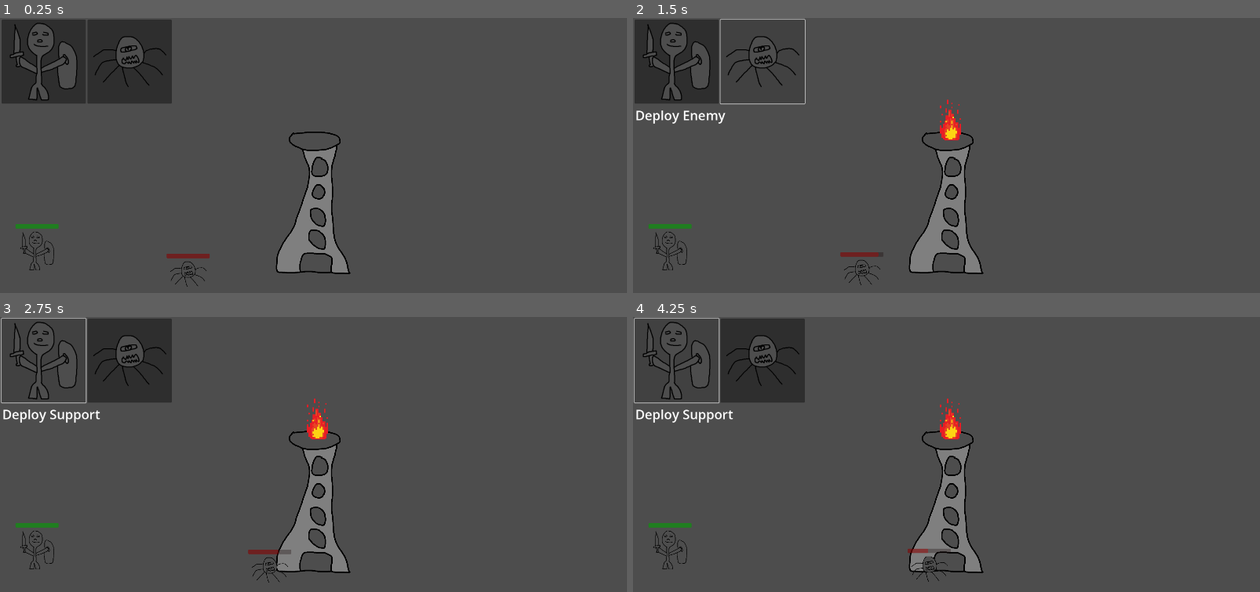
Above: before the commit, frames 1-4 (two rows, left to right).
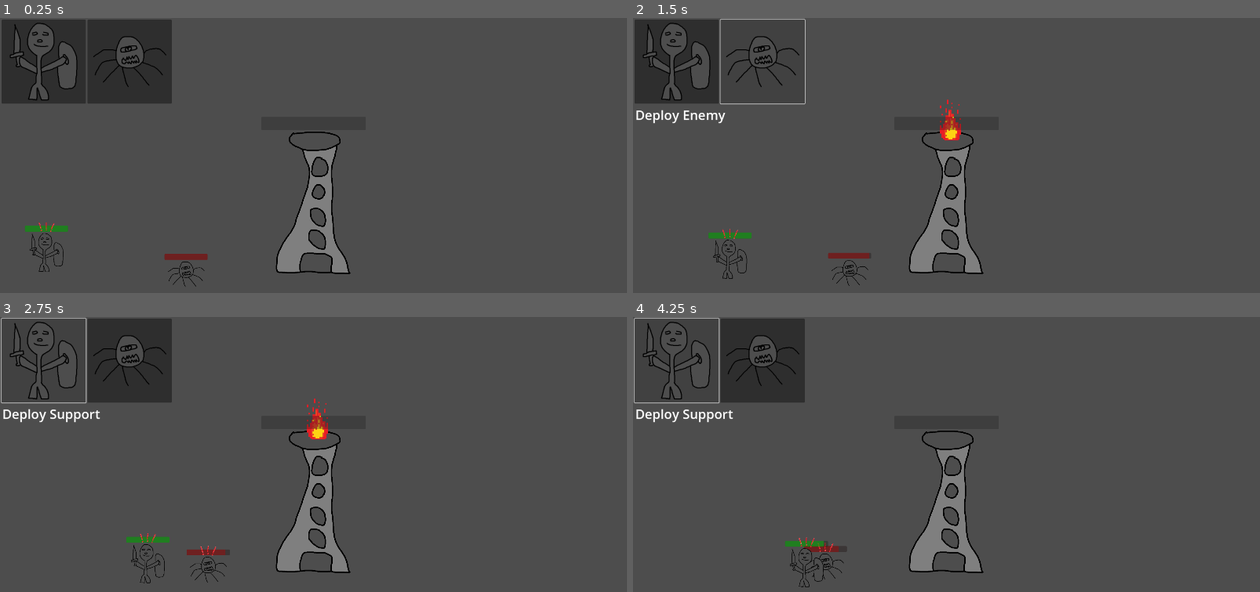
Above: after the commit, the same moments.

Repository: rcanpahali/tower-defense-prototype
Game: Godot game, scene res://game.tscn
The game is run twice, just before and just after one commit, with the same random seed, the same clock (stepped at 60 frames per second) and the same inputs.
Inputs (mouse positions are in pixels of both pictures, inside the frame that each line leads up to):
- Up to frame 1 (0.25 s): no input
- Up to frame 2 (1.5 s): click (676, 62) at 0.5 s; click (764, 62) at 1.25 s
- Up to frame 3 (2.75 s): click (43, 361) at 2 s
- Up to frame 4 (4.25 s): click (764, 361) at 2.75 s; click (676, 361) at 3.5 s

The runs differ from the first frame. In frame 1, 0.5% of the frame differs, in the area x 2-34%, y 74-98%; in frame 2, 1.0%; in frame 3, 1.1%; in frame 4, 1.3%, in the area x 0-53%, y 29-99%.

Commit message:
create scripts folder

Diff:
--- /dev/null
+++ b/deployment.tscn
@@ -0,0 +1,36 @@
+[gd_scene load_steps=4 format=3 uid="uid://cqsv8pmty47rf"]
+
+[ext_resource type="Script" path="res://scripts/deployment.gd" id="1_l2nfh"]
+[ext_resource type="Texture2D" uid="uid://b6xch8vnna0gw" path="res://resources/support_unit.png" id="2_uw2hs"]
+[ext_resource type="Texture2D" uid="uid://bnlc6syr155b2" path="res://resources/enemy.png" id="3_bcsma"]
+
+[node name="Deployment" type="Node2D"]
+script = ExtResource("1_l2nfh")
+
+[node name="CanvasLayer" type="CanvasLayer" parent="."]
+
+[node name="SupportButton" type="Button" parent="CanvasLayer"]
+offset_left = 5.0
+offset_top = 5.0
+offset_right = 263.0
+offset_bottom = 263.0
+action_mode = 0
+icon = ExtResource("2_uw2hs")
+
+[node name="EnemyButton" type="Button" parent="CanvasLayer"]
+offset_left = 268.0
+offset_top = 5.0
+offset_right = 526.0
+offset_bottom = 263.0
+action_mode = 0
+icon = ExtResource("3_bcsma")
+
+[node name="Label" type="Label" parent="CanvasLayer"]
+offset_left = 7.0
+offset_top = 270.0
+offset_right = 47.0
+offset_bottom = 325.0
+theme_override_font_sizes/font_size = 40
+
+[connection signal="pressed" from="CanvasLayer/SupportButton" to="." method="_on_support_button_pressed"]
+[connection signal="pressed" from="CanvasLayer/EnemyButton" to="." method="_on_enemy_button_pressed"]
--- a/enemy.tscn
+++ b/enemy.tscn
@@ -1,6 +1,6 @@
 [gd_scene load_steps=7 format=3 uid="uid://b61dt3y2jkp3o"]
 
-[ext_resource type="Script" path="res://enemy.gd" id="1_gnno0"]
+[ext_resource type="Script" path="res://scripts/enemy.gd" id="1_4qw2m"]
 [ext_resource type="Texture2D" uid="uid://bnlc6syr155b2" path="res://resources/enemy.png" id="2_tri4v"]
 [ext_resource type="PackedScene" uid="uid://dinchin4nq8hq" path="res://health_bar.tscn" id="3_eqhp4"]
 
@@ -8,13 +8,13 @@
 radius = 44.0454
 
 [sub_resource type="CircleShape2D" id="CircleShape2D_2uvuh"]
-radius = 443.137
+radius = 620.426
 
 [sub_resource type="CircleShape2D" id="CircleShape2D_a3lc0"]
 radius = 143.014
 
 [node name="Enemy" type="CharacterBody2D" groups=["enemy"]]
-script = ExtResource("1_gnno0")
+script = ExtResource("1_4qw2m")
 
 [node name="Sprite2D" type="Sprite2D" parent="."]
 texture = ExtResource("2_tri4v")
--- a/game.tscn
+++ b/game.tscn
@@ -1,13 +1,11 @@
-[gd_scene load_steps=9 format=3 uid="uid://ddgtolxvcgb52"]
+[gd_scene load_steps=7 format=3 uid="uid://ddgtolxvcgb52"]
 
 [ext_resource type="Texture2D" uid="uid://coc5uy4d0exmv" path="res://resources/bg.png" id="1_fmhsi"]
 [ext_resource type="PackedScene" uid="uid://bayt41i2apokn" path="res://tower.tscn" id="2_t0tjd"]
 [ext_resource type="PackedScene" uid="uid://b61dt3y2jkp3o" path="res://enemy.tscn" id="3_bmrb6"]
-[ext_resource type="Script" path="res://camera.gd" id="3_isppq"]
-[ext_resource type="Script" path="res://deployment.gd" id="4_c7hh1"]
+[ext_resource type="Script" path="res://scripts/camera.gd" id="3_isppq"]
 [ext_resource type="PackedScene" uid="uid://sprvkdyrxir5" path="res://support.tscn" id="4_mcpmy"]
-[ext_resource type="Texture2D" uid="uid://b6xch8vnna0gw" path="res://resources/support_unit.png" id="5_4twim"]
-[ext_resource type="Texture2D" uid="uid://bnlc6syr155b2" path="res://resources/enemy.png" id="6_kpgid"]
+[ext_resource type="PackedScene" uid="uid://cqsv8pmty47rf" path="res://deployment.tscn" id="5_k2c5i"]
 
 [node name="Game" type="Node2D"]
 
@@ -27,37 +25,8 @@
 [node name="UI" type="Node2D" parent="."]
 position = Vector2(5, 5)
 
-[node name="Deployment" type="Node2D" parent="UI"]
-script = ExtResource("4_c7hh1")
-
-[node name="CanvasLayer" type="CanvasLayer" parent="UI/Deployment"]
-
-[node name="SupportButton" type="Button" parent="UI/Deployment/CanvasLayer"]
-offset_left = 5.0
-offset_top = 5.0
-offset_right = 263.0
-offset_bottom = 263.0
-action_mode = 0
-icon = ExtResource("5_4twim")
-
-[node name="EnemyButton" type="Button" parent="UI/Deployment/CanvasLayer"]
-offset_left = 268.0
-offset_top = 5.0
-offset_right = 526.0
-offset_bottom = 263.0
-action_mode = 0
-icon = ExtResource("6_kpgid")
-
-[node name="Label" type="Label" parent="UI/Deployment/CanvasLayer"]
-offset_left = 7.0
-offset_top = 271.0
-offset_right = 47.0
-offset_bottom = 326.0
-theme_override_font_sizes/font_size = 40
+[node name="Deployment" parent="UI" instance=ExtResource("5_k2c5i")]
 
 [node name="Camera2D" type="Camera2D" parent="."]
 zoom = Vector2(0.5, 0.5)
 script = ExtResource("3_isppq")
-
-[connection signal="pressed" from="UI/Deployment/CanvasLayer/SupportButton" to="UI/Deployment" method="_on_support_button_pressed"]
-[connection signal="pressed" from="UI/Deployment/CanvasLayer/EnemyButton" to="UI/Deployment" method="_on_enemy_button_pressed"]
--- a/health_bar.gd
+++ /dev/null
@@ -1,13 +0,0 @@
-extends Node2D
-
-@onready var progress_bar: ProgressBar = $ProgressBar
-@export var background_color: Color
-
-# Called when the node enters the scene tree for the first time.
-func _ready() -> void:
-	progress_bar.self_modulate = background_color
-	progress_bar.value =  get_parent().HEALTH
-	progress_bar.max_value =  get_parent().HEALTH
-
-func _process(delta: float) -> void:
-	progress_bar.value =  get_parent().HEALTH
--- a/health_bar.tscn
+++ b/health_bar.tscn
@@ -1,9 +1,10 @@
-[gd_scene load_steps=2 format=3 uid="uid://dinchin4nq8hq"]
+[gd_scene load_steps=3 format=3 uid="uid://dinchin4nq8hq"]
 
-[ext_resource type="Script" path="res://health_bar.gd" id="1_f7637"]
+[ext_resource type="Script" path="res://scripts/health_bar.gd" id="1_ykvhx"]
+[ext_resource type="Texture2D" uid="uid://b3o0n2nakynop" path="res://resources/attack_indicator.png" id="2_khudj"]
 
 [node name="HealthBar" type="Node2D"]
-script = ExtResource("1_f7637")
+script = ExtResource("1_ykvhx")
 
 [node name="ProgressBar" type="ProgressBar" parent="."]
 anchors_preset = 8
@@ -14,8 +15,13 @@
 offset_left = -133.0
 offset_top = -13.0
 offset_right = 131.0
-offset_bottom = 14.0
+offset_bottom = 24.0
 grow_horizontal = 2
 grow_vertical = 2
 theme_override_font_sizes/font_size = 40
 show_percentage = false
+
+[node name="AttackIndicator" type="Sprite2D" parent="."]
+visible = false
+position = Vector2(0, -4)
+texture = ExtResource("2_khudj")
--- a/project.godot
+++ b/project.godot
@@ -13,11 +13,12 @@
 config/name="tower-defense-prototype"
 run/main_scene="res://game.tscn"
 config/features=PackedStringArray("4.2", "GL Compatibility")
+run/max_fps=65
 config/icon="res://icon.svg"
 
 [autoload]
 
-GameManager="*res://game_manager.gd"
+GameManager="*res://scripts/game_manager.gd"
 
 [display]
 
--- a/enemy.gd
+++ b/scripts/enemy.gd
@@ -1,7 +1,8 @@
 extends CharacterBody2D
 
-const SPEED = 200.0
-var HEALTH = 500
+const SPEED = 150.0
+const DAMAGE = 50.0
+var HEALTH = 1500
 
 @onready var tower: CollisionShape2D = get_tree().get_first_node_in_group("tower")
 @onready var damage_timer: Timer = $DamageTimer
@@ -15,19 +16,16 @@
 func _ready() -> void:
 	target_position = tower.global_position
 
-func _process(delta: float) -> void:
-	if moving_targets.size() > 0: #always attack the closest enemy
+func _process(_delta: float) -> void:
+	if moving_targets.size() > 0: # always attack the closest support unit
 		if damage_timer.is_stopped():
 			damage_timer.start()
 		target_position = moving_targets[0].global_position
-	else:
-		damage_timer.stop()
-		target_position = tower.global_position
 
 func _physics_process(delta: float) -> void:
 	move_to_target(delta)
 
-func move_to_target(delta: float):
+func move_to_target(_delta: float):
 	if self.global_position.distance_to(target_position) > 100:
 		var direction = self.global_position.direction_to(target_position)
 		velocity = direction * SPEED
@@ -42,6 +40,9 @@
 		var remove_at = moving_targets.find(body)
 		if remove_at != -1:
 			moving_targets.remove_at(remove_at)
+			if moving_targets.size() == 0:
+				damage_timer.stop()
+				target_position = tower.global_position # start moving forward to tower
 
 func take_damage(damage: float):
 	HEALTH = HEALTH - damage
@@ -58,13 +59,13 @@
 
 func tick_damage(hitbox_target: CharacterBody2D):
 	if hitbox_target.has_method("take_damage"):
-		hitbox_target.take_damage(50.0)
+		hitbox_target.take_damage(DAMAGE)
 
 func _on_hit_box_body_entered(body: CharacterBody2D) -> void:
 	if body.is_in_group("support"):
 		hitbox_targets.push_back(body)
 
-func _on_hit_box_body_exited(body: Node2D) -> void:
+func _on_hit_box_body_exited(body: CharacterBody2D) -> void:
 	if body.is_in_group("support"):
 		var remove_at = hitbox_targets.find(body)
 		if remove_at != -1:
--- /dev/null
+++ b/scripts/health_bar.gd
@@ -0,0 +1,18 @@
+extends Node2D
+
+@export var background_color: Color
+
+@onready var parent_character = get_parent()
+@onready var progress_bar: ProgressBar = $ProgressBar
+@onready var attack_indicator: Sprite2D = $AttackIndicator
+
+
+# Called when the node enters the scene tree for the first time.
+func _ready() -> void:
+	progress_bar.self_modulate = background_color
+	progress_bar.value =  parent_character.HEALTH
+	progress_bar.max_value =  parent_character.HEALTH
+
+func _process(delta: float) -> void:
+	attack_indicator.visible = !parent_character.damage_timer.is_stopped()
+	progress_bar.value =  parent_character.HEALTH
--- /dev/null
+++ b/scripts/support.gd
@@ -0,0 +1,60 @@
+extends CharacterBody2D
+
+@onready var damage_timer: Timer = $DamageTimer
+
+const SPEED = 250.0
+const DAMAGE = 50.0
+var HEALTH = 1000
+
+var moving_enemies: Array[CharacterBody2D] = []
+var hitbox_targets : Array[CharacterBody2D] = []
+
+func _physics_process(delta: float) -> void:
+	if moving_enemies.size() > 0: #always attack the closest enemy unit
+		move_to_enemy(delta)
+		if damage_timer.is_stopped():
+			damage_timer.start()
+
+func move_to_enemy(delta: float):
+	var direction = self.global_position.direction_to(moving_enemies[0].global_position)
+	velocity = direction * SPEED
+	move_and_slide()
+
+func _on_area_2d_body_entered(body: CharacterBody2D) -> void:
+	if body.is_in_group("enemy"):
+		moving_enemies.push_back(body)
+
+func _on_area_2d_body_exited(body: Node2D) -> void:
+	if body.is_in_group("enemy"):
+		var remove_at = moving_enemies.find(body)
+		if remove_at != -1:
+			moving_enemies.remove_at(remove_at)
+			if moving_enemies.size() == 0:
+				damage_timer.stop()
+
+func take_damage(damage: float):
+	HEALTH = HEALTH - damage
+	if HEALTH < 0:
+		self.queue_free()
+
+############# ATTACK TO ENEMY UNITS #############
+
+func _on_damage_timer_timeout() -> void:
+	if hitbox_targets.size() > 0:
+		var hitbox_target = hitbox_targets[0]
+		if is_instance_valid(hitbox_target):
+			tick_damage(hitbox_target)
+
+func tick_damage(hitbox_target: CharacterBody2D):
+	if hitbox_target.has_method("take_damage"):
+		hitbox_target.take_damage(50.0)
+
+func _on_hit_box_body_entered(body: CharacterBody2D) -> void:
+	if body.is_in_group("enemy"):
+		hitbox_targets.push_back(body)
+
+func _on_hit_box_body_exited(body: CharacterBody2D) -> void:
+	if body.is_in_group("enemy"):
+		var remove_at = hitbox_targets.find(body)
+		if remove_at != -1:
+			hitbox_targets.remove_at(remove_at)
--- a/tower.gd
+++ b/scripts/tower.gd
@@ -4,6 +4,8 @@
 @onready var tower_fire: Sprite2D = $TowerFire
 
 var enemy_list: Array[CharacterBody2D] = []
+
+const HEALTH = 10000
 
 func _on_tower_area_body_entered(body: CharacterBody2D) -> void:
 	if body.is_in_group("enemy"):
--- a/support.gd
+++ /dev/null
@@ -1,30 +0,0 @@
-extends CharacterBody2D
-
-const SPEED = 0.0
-var HEALTH = 1000
-
-var enemies: Array[CharacterBody2D] = []
-
-func _physics_process(delta: float) -> void:
-	if enemies.size() > 0:
-		move_to_enemy(delta)
-
-func move_to_enemy(delta: float):
-	var direction = self.global_position.direction_to(enemies[0].global_position)
-	velocity = direction * SPEED
-	move_and_slide()
-
-func _on_area_2d_body_entered(body: CharacterBody2D) -> void:
-	if body.is_in_group("enemy"):
-		enemies.push_back(body)
-
-func _on_area_2d_body_exited(body: Node2D) -> void:
-	if body.is_in_group("enemy"):
-		var remove_at = enemies.find(body)
-		if remove_at != -1:
-			enemies.remove_at(remove_at)
-
-func take_damage(damage: float):
-	HEALTH = HEALTH - damage
-	if HEALTH < 0:
-		self.queue_free()
--- a/support.tscn
+++ b/support.tscn
@@ -1,6 +1,6 @@
-[gd_scene load_steps=6 format=3 uid="uid://sprvkdyrxir5"]
+[gd_scene load_steps=7 format=3 uid="uid://sprvkdyrxir5"]
 
-[ext_resource type="Script" path="res://support.gd" id="1_wylvi"]
+[ext_resource type="Script" path="res://scripts/support.gd" id="1_2wsoi"]
 [ext_resource type="Texture2D" uid="uid://b6xch8vnna0gw" path="res://resources/support_unit.png" id="2_pbjj8"]
 [ext_resource type="PackedScene" uid="uid://dinchin4nq8hq" path="res://health_bar.tscn" id="3_cec0g"]
 
@@ -8,10 +8,13 @@
 radius = 78.1601
 
 [sub_resource type="CircleShape2D" id="CircleShape2D_rs67u"]
-radius = 940.013
+radius = 1431.01
+
+[sub_resource type="CircleShape2D" id="CircleShape2D_0twbq"]
+radius = 146.492
 
 [node name="Support" type="CharacterBody2D" groups=["support"]]
-script = ExtResource("1_wylvi")
+script = ExtResource("1_2wsoi")
 
 [node name="Sprite2D" type="Sprite2D" parent="."]
 texture = ExtResource("2_pbjj8")
@@ -29,5 +32,17 @@
 position = Vector2(0, -152)
 background_color = Color(0, 0.878431, 0, 1)
 
+[node name="HitBox" type="Area2D" parent="."]
+
+[node name="CollisionShape2D" type="CollisionShape2D" parent="HitBox"]
+shape = SubResource("CircleShape2D_0twbq")
+debug_color = Color(1, 0.0712327, 0.0908119, 0.0784314)
+
+[node name="DamageTimer" type="Timer" parent="."]
+wait_time = 0.5
+
 [connection signal="body_entered" from="DetectBox" to="." method="_on_area_2d_body_entered"]
 [connection signal="body_exited" from="DetectBox" to="." method="_on_area_2d_body_exited"]
+[connection signal="body_entered" from="HitBox" to="." method="_on_hit_box_body_entered"]
+[connection signal="body_exited" from="HitBox" to="." method="_on_hit_box_body_exited"]
+[connection signal="timeout" from="DamageTimer" to="." method="_on_damage_timer_timeout"]
--- a/tower.tscn
+++ b/tower.tscn
@@ -1,7 +1,7 @@
 [gd_scene load_steps=5 format=3 uid="uid://bayt41i2apokn"]
 
 [ext_resource type="Texture2D" uid="uid://cxqlldf6idhr8" path="res://resources/tower.png" id="1_ganqd"]
-[ext_resource type="Script" path="res://tower.gd" id="2_2r0vk"]
+[ext_resource type="Script" path="res://scripts/tower.gd" id="2_2r0vk"]
 [ext_resource type="Texture2D" uid="uid://cfqs30pgdlraw" path="res://resources/fire.png" id="2_psn7f"]
 
 [sub_resource type="CircleShape2D" id="CircleShape2D_0n1oe"]
@@ -27,6 +27,19 @@
 [node name="DamageTimer" type="Timer" parent="."]
 wait_time = 0.4
 
+[node name="ProgressBar" type="ProgressBar" parent="."]
+anchors_preset = -1
+anchor_left = 0.501
+anchor_top = 0.067
+anchor_right = 0.501
+anchor_bottom = 0.067
+offset_left = -570.5
+offset_top = -539.0
+offset_right = 70.5
+offset_bottom = -460.0
+max_value = 10000.0
+show_percentage = false
+
 [connection signal="body_entered" from="TowerArea" to="." method="_on_tower_area_body_entered"]
 [connection signal="body_exited" from="TowerArea" to="." method="_on_tower_area_body_exited"]
 [connection signal="timeout" from="DamageTimer" to="." method="_on_damage_timer_timeout"]
Renamed: camera.gd -> scripts/camera.gd
Renamed: deployment.gd -> scripts/deployment.gd
Renamed: game_manager.gd -> scripts/game_manager.gd
